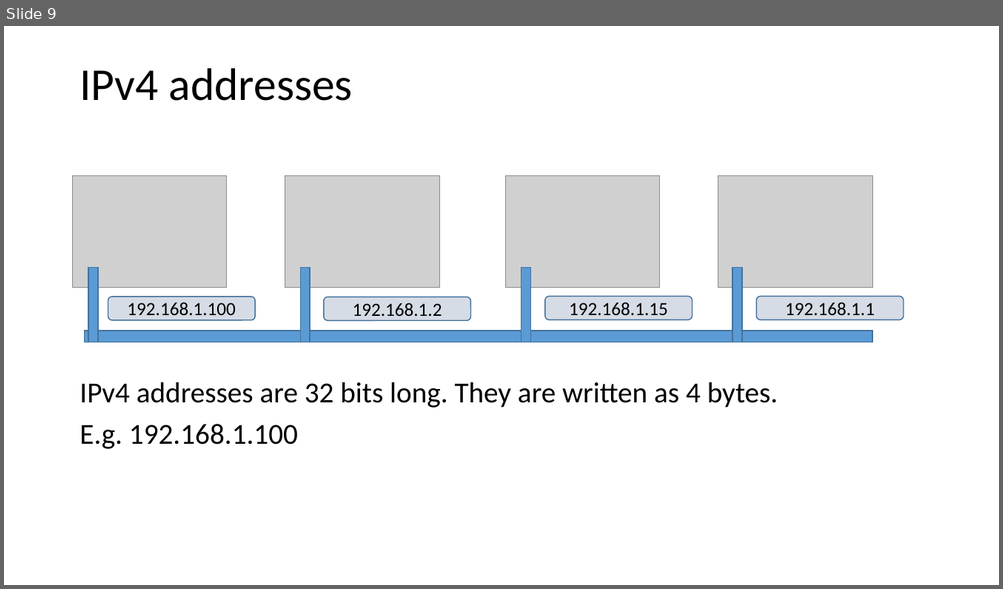
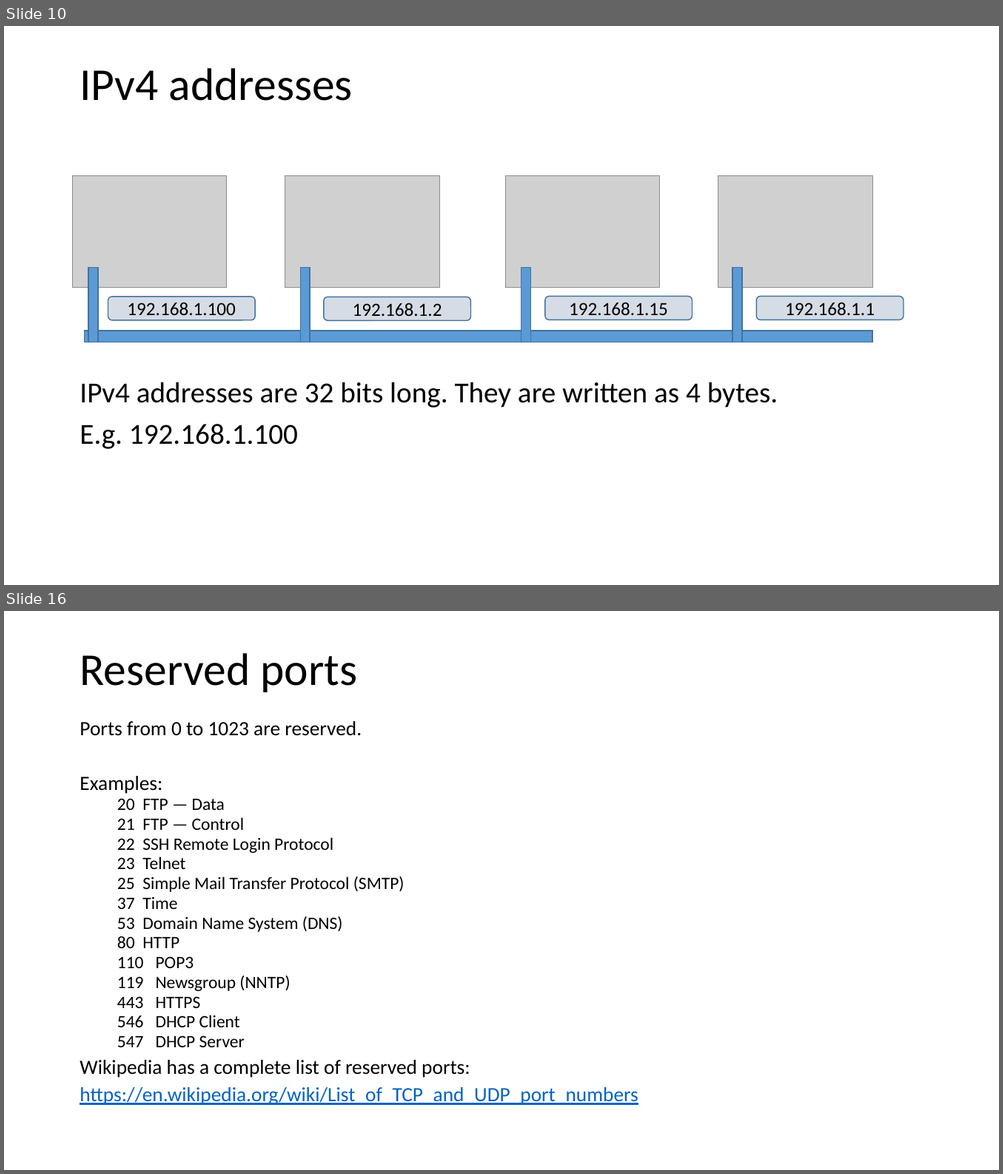
Before and after one commit to codesmurf/st3its3_teaching, a slide deck: 07 Networks/Networks.pptx. Shown one above the other, each under a label of ours: slide 9 before the commit, slides 10 and 16 after it; the slides between them are not shown. The pictures are 1003x589 and 1003x1174 pixels, drawn with LibreOffice and Linux fonts; fonts in the diff are those of the drawing; grey boxes stand for pictures. Boxes give left, top, right and bottom in pixels: in the first picture for what was removed or moved away, otherwise in the second. Text is boxed around its words. In the diff, an @@ line names an element or a change of style, - is before the commit and + after.

```diff
--- a/07 Networks/Networks.pptx
+++ b/07 Networks/Networks.pptx
@@ slide 16 added at (4,611,999,1170), background #FFFFFF @@
@@ title added at (79,653,357,692), 44 pt, text #000000 @@
+Reserved ports
@@ text added at (79,721,637,1105), 16.8 pt, text #000000 @@
+Ports from 0 to 1023 are reserved.
+Examples:
+  20 FTP — Data
+  21 FTP — Control
+  22 SSH Remote Login Protocol
+  23 Telnet
+  25 Simple Mail Transfer Protocol (SMTP)
+  37 Time
+  53 Domain Name System (DNS)
+  80 HTTP
+  110 POP3
+  119 Newsgroup (NNTP)
+  443 HTTPS
+  546 DHCP Client
+  547 DHCP Server
+Wikipedia has a complete list of reserved ports:
+https://en.wikipedia.org/wiki/List_of_TCP_and_UDP_port_numbers
@@ what was slide 9 is now slide 10 @@
```
Also in this commit, not shown: 2 slides changed, 16 other slides added, 2 slides removed.
